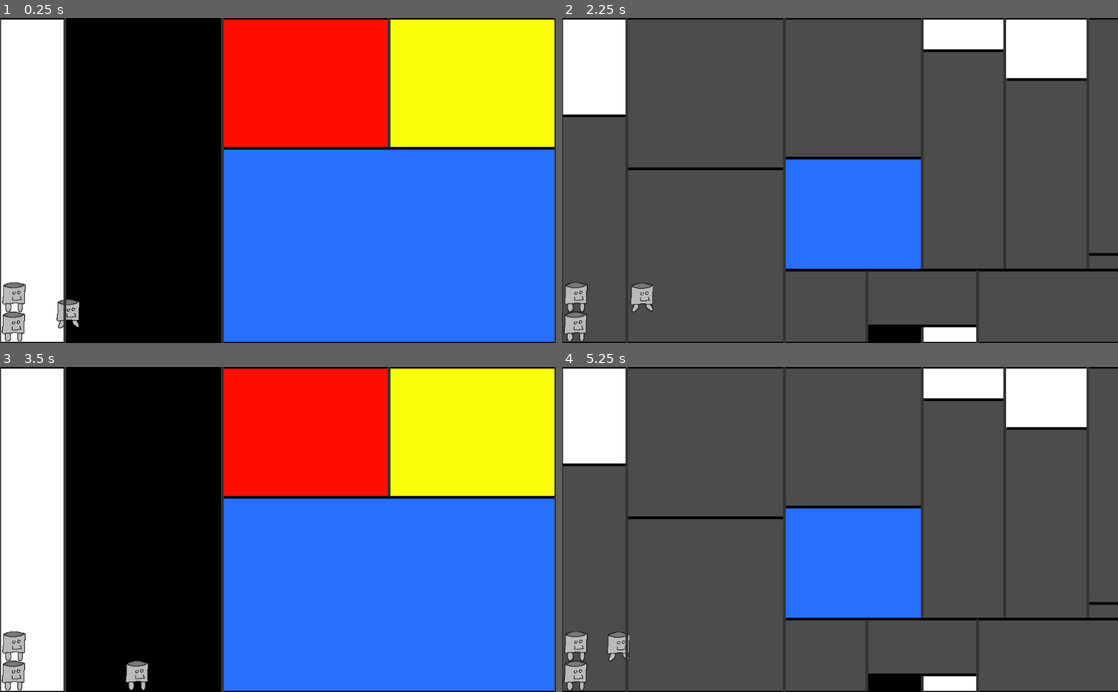
Above: before the commit, frames 1-4 (two rows, left to right).
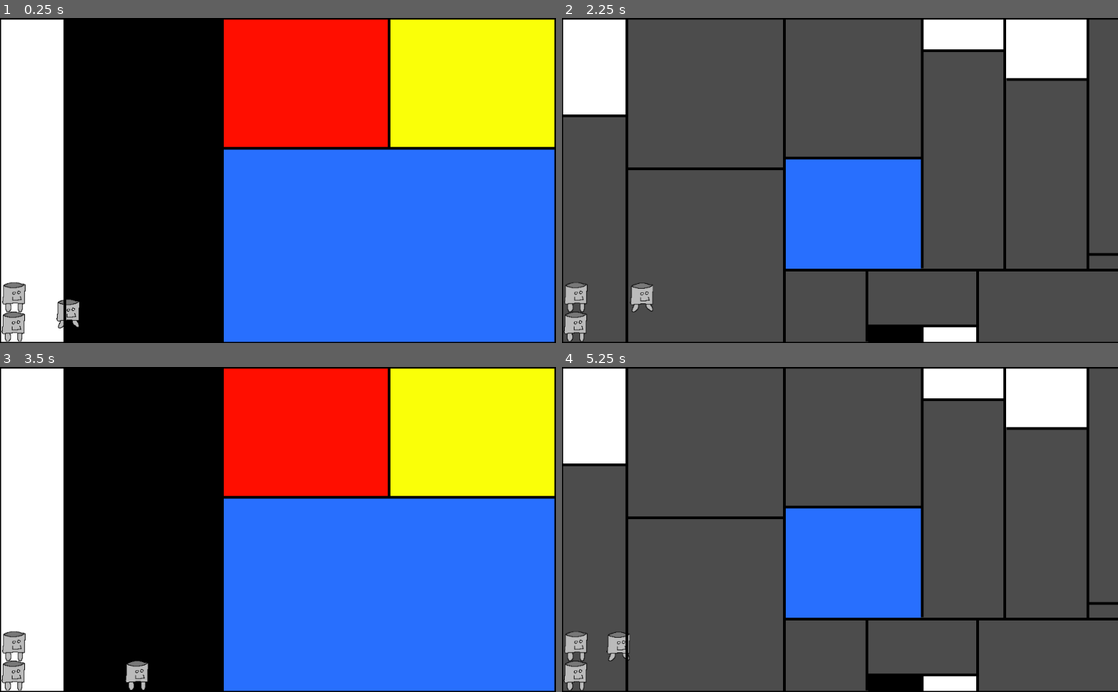
Above: after the commit, the same moments.

Repository: Avantir-Chaosfire/MondrianForever
Game: Godot game, scene res://scene/world/World.tscn
Two runs of this game, one before a commit and one after it. Both use one fixed random seed, a clock stepped at 60 frames per second and the inputs below.
Inputs:
- Up to frame 1 (0.25 s): no input
- Up to frame 2 (2.25 s): hold D (move_right) 0.53-1.28 s; tap N (next_level) at 0.6, 1.35, 2.1 s; tap Space (jump) at 0.77, 1.52 s; hold A (move_left) 1.28-2.03 s; hold D (move_right) from 2.03 s (still down)
- Up to frame 3 (3.5 s): keep holding D (move_right); tap N (next_level) at 2.85 s; tap Space (jump) at 3.02 s
- Up to frame 4 (5.25 s): release D (move_right) at 3.53 s; hold A (move_left) from 3.53 s (still down); tap N (next_level) at 3.6, 4.35, 5.1 s; tap Space (jump) at 3.77, 4.52 s

The runs differ from the first frame. In frame 1, 1.7% of the frame differs, in the area x 0-100%, y 0-100%; in frame 2, 2.7%, in the area x 0-95%, y 0-100%; in frame 3, 1.7%; in frame 4, 2.7%.

Commit message:
Recolours vertical border black

Diff:
--- a/scene/object/VerticalBorder/VerticalBorder.tscn
+++ b/scene/object/VerticalBorder/VerticalBorder.tscn
@@ -13,7 +13,7 @@
 }
 
 [node name="Sprite" type="Sprite" parent="."]
-modulate = Color( 0.2, 0.2, 0.2, 1 )
+modulate = Color( 0, 0, 0, 1 )
 texture = ExtResource( 1 )
 
 [node name="Hitbox" type="CollisionShape2D" parent="."]
